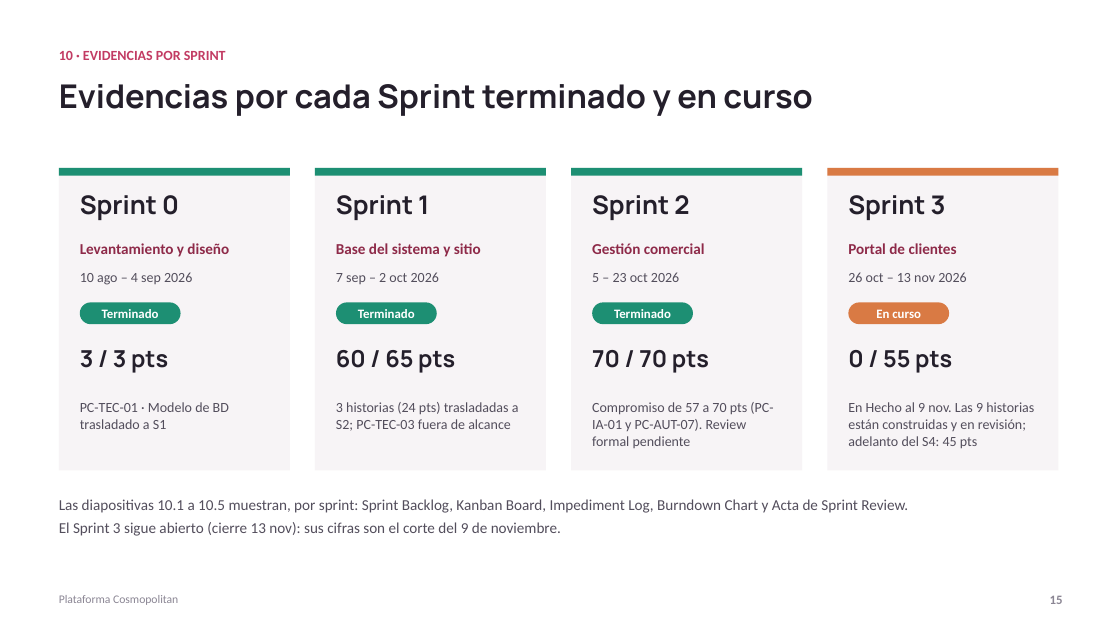
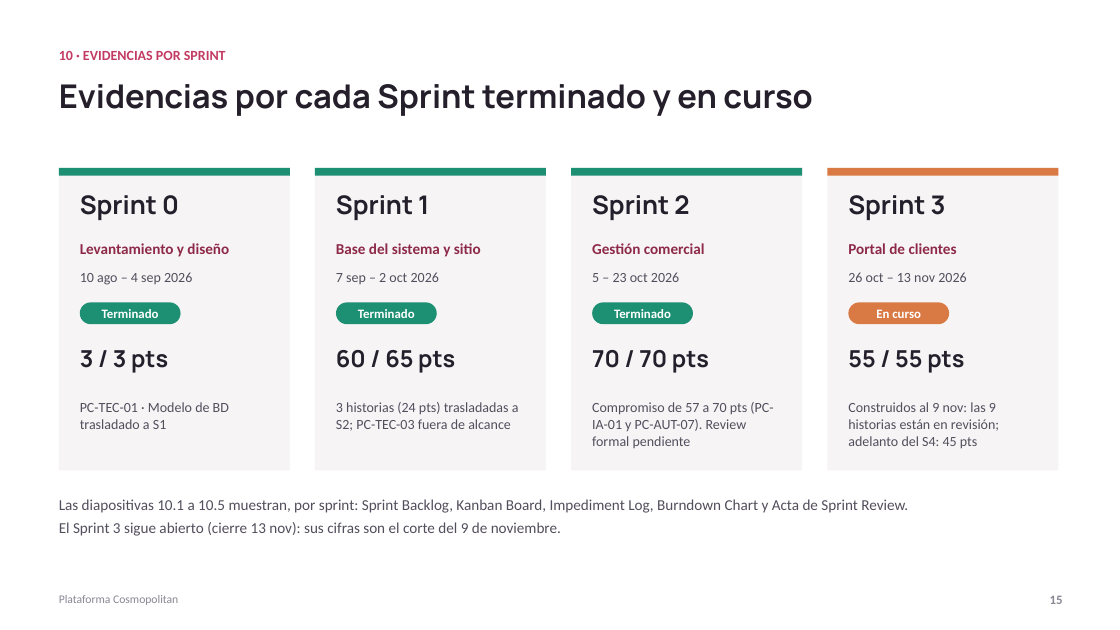
Before and after one commit to ChristianCuadra/capstone, a slide deck: slide 15 of Fase 2/Evidencias Proyecto/Presentación Proyecto.pptx. Drawn at 1120x630 pixels with LibreOffice and Linux fonts; fonts in the diff are those of the drawing. Boxes give left, top, right and bottom in pixels: in the first picture for what was removed or moved away, otherwise in the second. Text is boxed around its words. In the diff, an @@ line names an element or a change of style, - is before the commit and + after.

Commit message:
Burndown S3: las historias en revisión cuentan como avance (criterio del 9 nov); Sprint Backlog, Incremento y presentación ajustados

```diff
--- a/Fase 2/Evidencias Proyecto/Presentación Proyecto.pptx
+++ b/Fase 2/Evidencias Proyecto/Presentación Proyecto.pptx
@@ text at bbox=[848, 350, 964, 373]: text changed @@
-0 / 55 pts
+55 / 55 pts
@@ text at bbox=[848, 402, 999, 448]: text changed @@
-En Hecho al 9 nov. Las 9 historias están construidas y en revisión; adelanto del S4: 45 pts
+Construidos al 9 nov: las 9 historias están en revisión; adelanto del S4: 45 pts
```
Also in this commit, not shown: 3 other slides changed, 3 other files.
